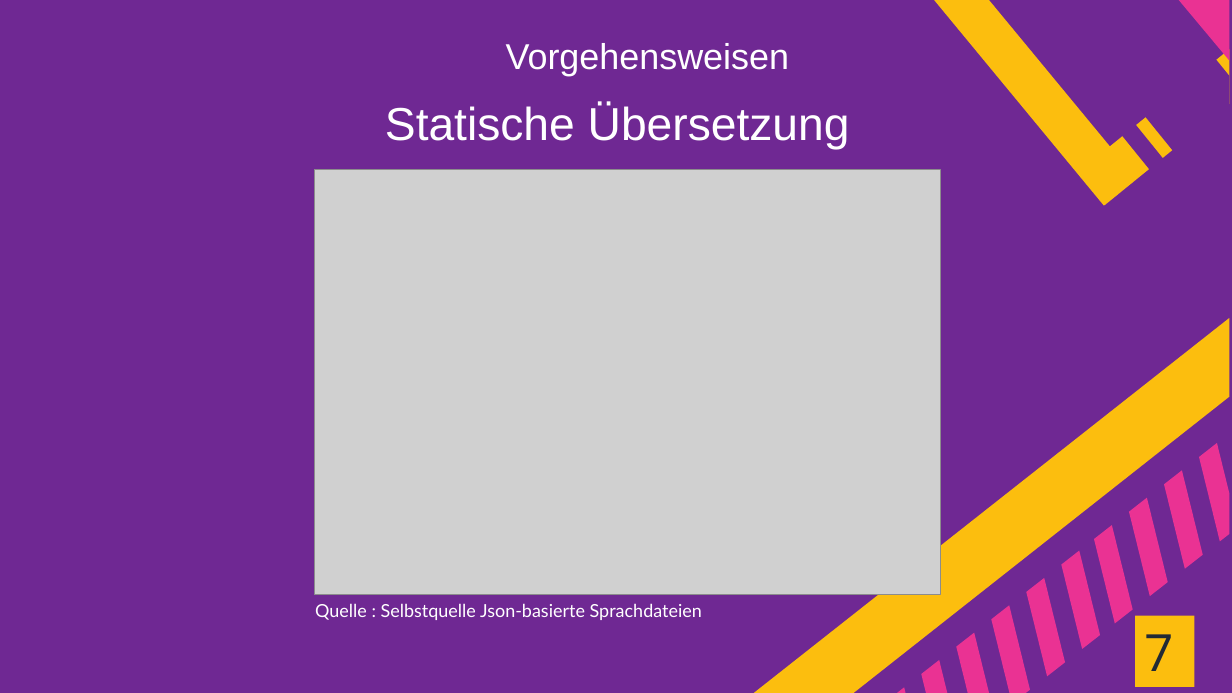
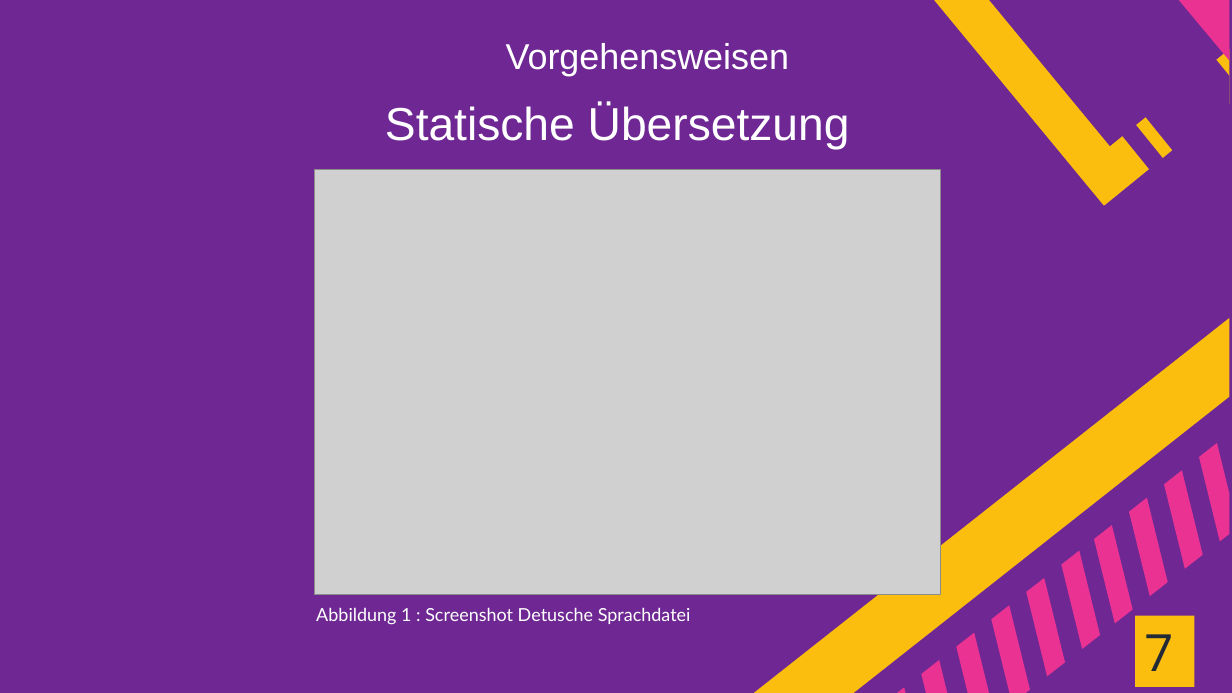
Before and after one commit to Eyssamsh/gui, a slide deck: slide 9 of guiProjekt/downloads/Final Präsentation Mehrsprachigkeit.pptx. Drawn at 1232x693 pixels with LibreOffice and Linux fonts; fonts in the diff are those of the drawing; grey boxes stand for pictures. Boxes give left, top, right and bottom in pixels: in the first picture for what was removed or moved away, otherwise in the second. Text is boxed around its words. In the diff, an @@ line names an element or a change of style, - is before the commit and + after.

Commit message:
Added Quellenverzeichnis

```diff
--- a/guiProjekt/downloads/Final Präsentation Mehrsprachigkeit.pptx
+++ b/guiProjekt/downloads/Final Präsentation Mehrsprachigkeit.pptx
@@ text removed at (315,603,702,620) @@
-Quelle : Selbstquelle Json-basierte Sprachdateien
@@ text added at (316,607,691,625), 14 pt, text #FFFFFF @@
+Abbildung 1 : Screenshot Detusche Sprachdatei
```
Also in this commit, not shown: 4 other slides changed, 1 slide added.
